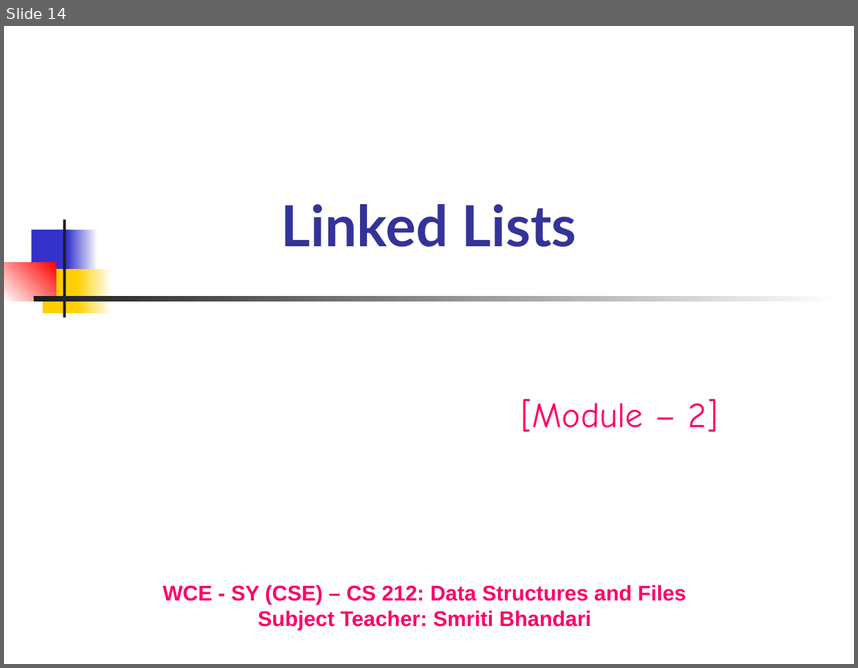
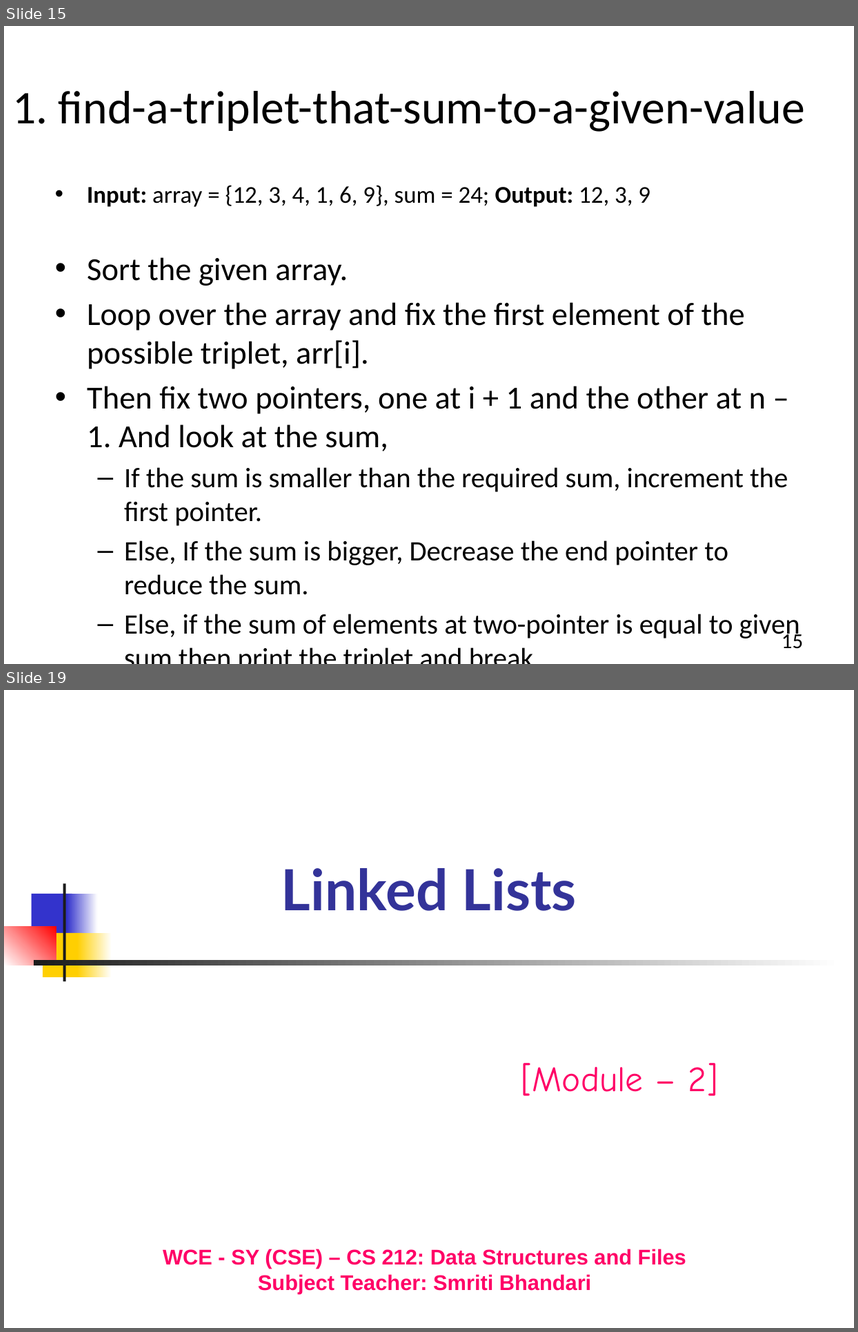
Before and after one commit to Aashishsharma/Learnings, a slide deck: DS and Algo/DS.pptx. Shown one above the other, each under a label of ours: slide 14 before the commit, slides 15 and 19 after it; the slides between them are not shown. The pictures are 858x668 and 858x1332 pixels, drawn with LibreOffice and Linux fonts; fonts in the diff are those of the drawing. Boxes give left, top, right and bottom in pixels: in the first picture for what was removed or moved away, otherwise in the second. Text is boxed around its words. In the diff, an @@ line names an element or a change of style, - is before the commit and + after.

```diff
--- a/DS and Algo/DS.pptx
+++ b/DS and Algo/DS.pptx
@@ slide 15 added at (4, 26, 854, 664), background #FFFFFF @@
@@ title added at (12, 91, 805, 132), 39.6 pt, text #000000 @@
+1. find-a-triplet-that-sum-to-a-given-value
@@ text added at (87, 185, 800, 641), 23.8 pt, text #000000 @@
+• Input: array = {12, 3, 4, 1, 6, 9}, sum = 24; Output: 12, 3, 9
+• Sort the given array.
+• Loop over the array and fix the first element of the possible triplet, arr[i].
+• Then fix two pointers, one at i + 1 and the other at n – 1. And look at the sum,
+  – If the sum is smaller than the required sum, increment the first pointer.
+  – Else, If the sum is bigger, Decrease the end pointer to reduce the sum.
+  – Else, if the sum of elements at two-pointer is equal to given sum then print the triplet and break.
@@ page number added at (782, 630, 803, 648), 18 pt, text #000000 @@
+15
@@ what was slide 14 is now slide 19 @@
```
Also in this commit, not shown: 2 slides changed, 7 other slides added, 2 other files.
